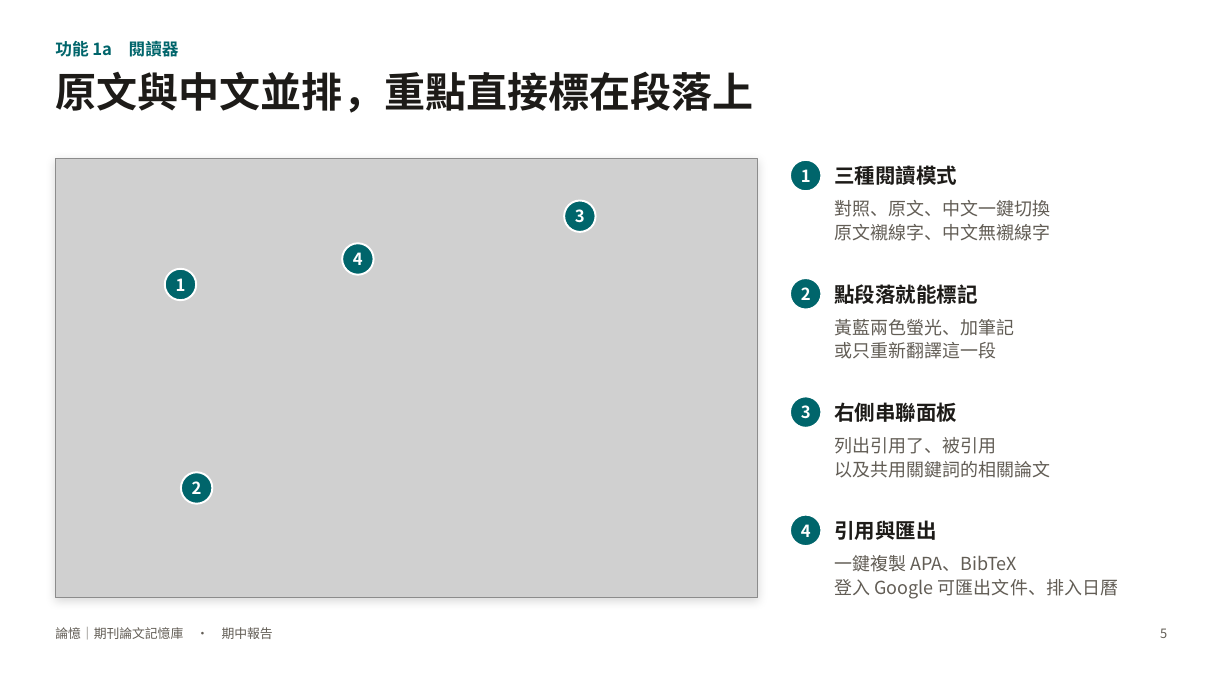
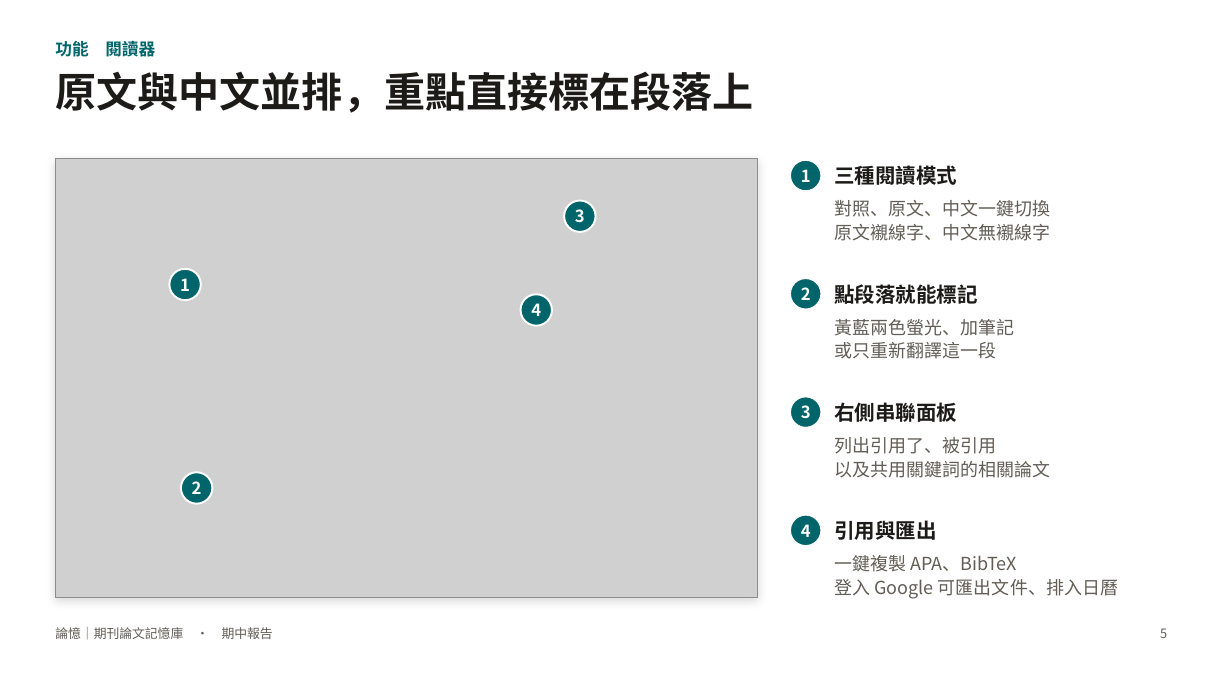
Before and after one commit to charleslin2003-prog/Journal-Article-Memory-Tool, a slide deck: slide 5 of docs/期中報告_論憶.pptx. Drawn at 1232x693 pixels with LibreOffice and Linux fonts; fonts in the diff are those of the drawing; grey boxes stand for pictures. Boxes give left, top, right and bottom in pixels: in the first picture for what was removed or moved away, otherwise in the second. Text is boxed around its words. In the diff, an @@ line names an element or a change of style, - is before the commit and + after.

```diff
--- a/docs/期中報告_論憶.pptx
+++ b/docs/期中報告_論憶.pptx
@@ text at box(55, 38, 155, 60): text changed @@
-功能 1a 閱讀器
+功能 閱讀器
@@ text "1": place and size @@
-text "1" at box(176, 278, 186, 291)
+text "1" at box(180, 278, 190, 291)
@@ ellipse: place and size @@
-ellipse at box(165, 269, 196, 300)
+ellipse at box(169, 269, 201, 300)
@@ text "4": place and size @@
-text "4" at box(353, 252, 363, 265)
+text "4" at box(531, 303, 541, 316)
@@ ellipse: place and size @@
-ellipse at box(342, 243, 373, 274)
+ellipse at box(520, 295, 552, 326)
```
Also in this commit, not shown: 13 other slides changed, 1 slide added, 1 slide removed, 17 other files.
